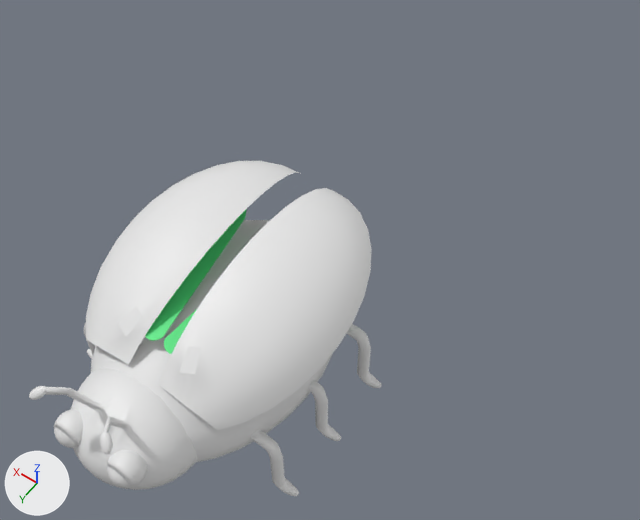
One commit to the Blender file BlenderCharacters/Bugs/LadyBug/ladybug.blend: the scene before it, then after it.
Rendered twice from a 50 mm camera at (-5.52, 5.16, 12.55) aimed at (-0.94, -1.25, 2.47). Every picture has the same lights, and +X, +Y and +Z are marked at lower left.

The scene before the commit, as lines of its bpy script (objects in view):
```python
me_cube = bpy.data.meshes.new('Cube')
me_cube.from_pydata(...)  # 160 vertices, 158 faces; spans x -0.49..0.45, y -1.17..0.92, z -2.14..2.14
me_cube.materials.append(mat_material_002)  # green #50e780
me_sphere = bpy.data.meshes.new('Sphere')
me_sphere.from_pydata(...)  # 3107 vertices, 3071 faces; spans x -1.31..0.6, y -1.11..1.25, z -1.06..1.54
ob_cube = bpy.data.objects.new('Cube', me_cube)
ob_cube.location = (-0.55, 0.02, 2.57)
ob_cube.rotation_euler = (-0.1, -0.116, -0.351)  # degrees (-5.7, -6.6, -20)
ob_cube.scale = (1.44, 1.34, 0.00334)
_m = ob_cube.modifiers.new('Mirror', 'MIRROR')
_m.mirror_object = ob_sphere
ob_sphere = bpy.data.objects.new('Sphere', me_sphere)
ob_sphere.location = (0.0, 0.0, 1.25)
ob_sphere.scale = (1.64, 2.24, 1.17)
_m = ob_sphere.modifiers.new('Mirror', 'MIRROR')
```
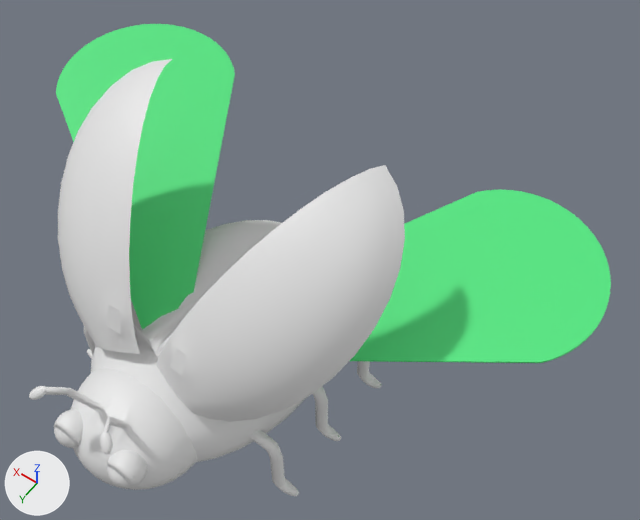
The change in detail:
me_sphere is used by ob_sphere; location (0.0, 0.0, 1.25); scale (1.64, 2.24, 1.17).
me_sphere had 3107 vertices, 3071 faces and spanned x -1.31..0.6, y -1.11..1.25, z -1.06..1.54.
me_sphere now has 3107 vertices, 3071 faces and spans x -1.57..0.6, y -1.0..1.25, z -1.06..3.01.
me_sphere part 1: 116 of 3107 vertices moved; they spanned x -1.17..-0.11, y -1.11..0.69, z 0.5..1.54 and now span x -1.57..-0.05, y -0.68..0.69, z 0.54..3.01; mean shift (-0.34, 0.34, 0.77); largest move (-0.19, -1.11, 1.02) -> (-1.05, -0.68, 2.93).
Object 'Cube' (ob_cube) moves from (-0.55, 0.02, 2.57) to (-1.88, -0.94, 2.63).
Object 'Cube' (ob_cube) turns from (-5.7, -6.6, -20) to (-7, -1.1, -44) degrees about x, y and z.
Object 'Cube' (ob_cube) is rescaled from (1.44, 1.34, 0.00334) to (3.11, 2.87, 0.00669).

Where the change shows, as pixel boxes (x1, y1, x2, y2) in the pictures (640 x 520 px; the box of a moved part takes in the faces that stretch with it):
'Sphere', reshaped (6% wider, 30% taller)
    before: (29, 161, 382, 496)
    after: (29, 59, 405, 496)
'Cube', reshaped, moved, turned, rescaled
    before: (145, 209, 247, 354)
    after: (56, 24, 611, 363)
part 1 of me_sphere, moved or reshaped
    before: (86, 161, 372, 431)
    after: (58, 59, 405, 422)
